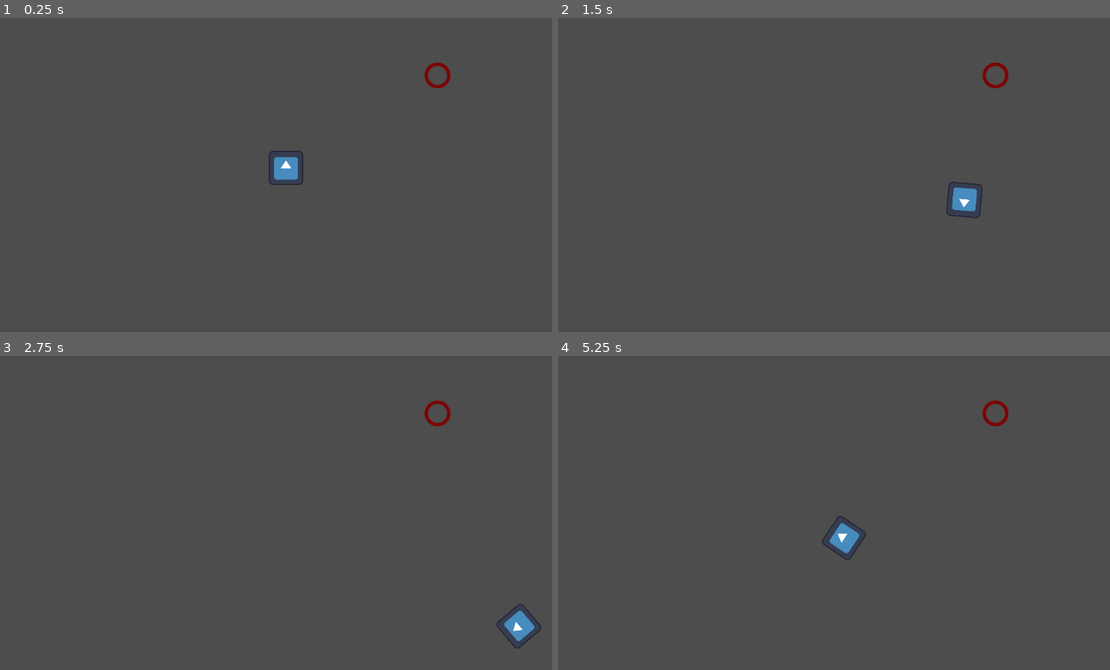
Above: before the commit, frames 1-4 (two rows, left to right).
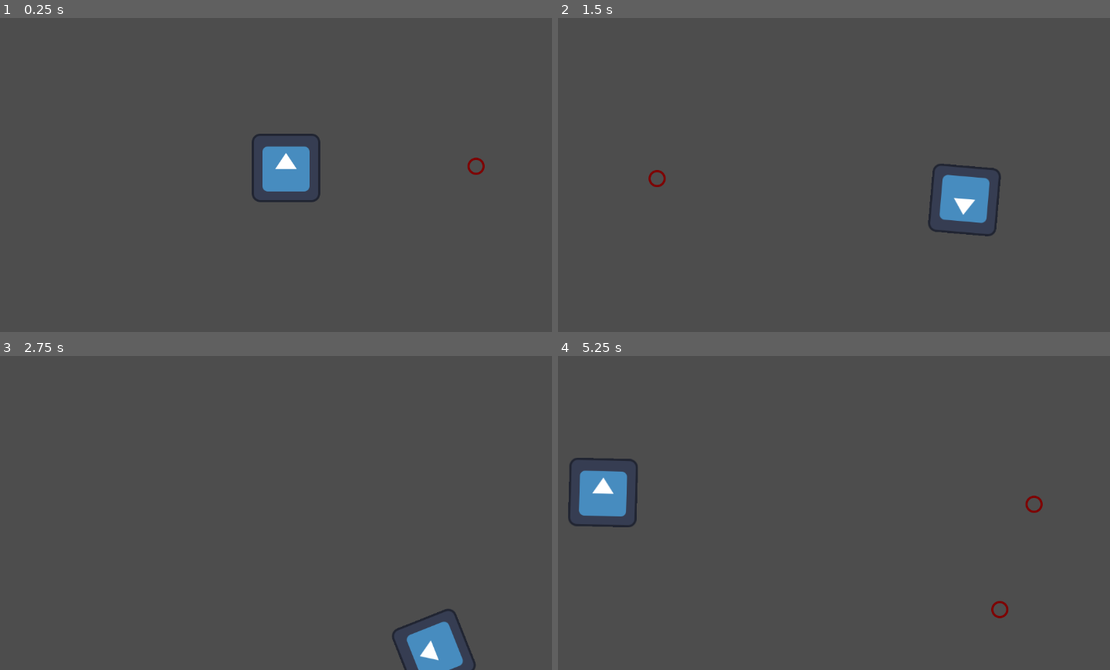
Above: after the commit, the same moments.

Repository: longhousedev/gamejam2024
Game: Godot game, scene res://Levels/TestLevel.tscn
Same seed, same stepped clock (60 frames per second), same inputs: the game is played once before the commit and once after it. The engine's default icon, where the game draws it, is replaced by a stand-in: a white triangle on a blue panel in a dark square.
Inputs (mouse positions are in pixels of both pictures, inside the frame that each line leads up to):
- Up to frame 1 (0.25 s): no input
- Up to frame 2 (1.5 s): tap Enter at 0.5 s; move the mouse to (972, 140) at 0.52 s; hold D (move_right) 0.53-1.28 s; right-click (972, 140) at 0.6 s; move the mouse to (712, 175) at 1.27 s; hold S (move_down) from 1.28 s (still down); tap Q (rotate_anticlock) at 1.35 s
- Up to frame 3 (2.75 s): move the mouse to (342, 421) at 2.02 s; release S (move_down) at 2.03 s; hold D (move_right) from 2.03 s (still down); tap E (rotate_clock) at 2.1 s
- Up to frame 4 (5.25 s): move the mouse to (806, 566) at 2.77 s; release D (move_right) at 2.78 s; hold W (move_up) 2.78-3.53 s; right-click (806, 566) at 2.85 s; move the mouse to (1021, 547) at 3.52 s; hold A (move_left) 3.53-5.03 s; tap Q (rotate_anticlock) at 3.6 s; move the mouse to (651, 443) at 4.27 s; tap E (rotate_clock) at 4.35 s; move the mouse to (867, 497) at 5.02 s; hold S (move_down) from 5.03 s (still down); right-click (867, 497) at 5.1 s

The runs differ from the first frame. In frame 1, 1.6% of the frame differs, in the area x 45-88%, y 14-59%; in frame 2, 1.6%; in frame 3, 1.9%; in frame 4, 2.3%, in the area x 1-88%, y 14-84%.
Error after the commit: Attempt to call function 'get_collider' in base 'null instance' on a null instance. (res://Scripts/player_movement.gd:36)

Commit message:
Raycasting now works
Raycasting for enemy visibility now works

Diff:
--- a/Levels/TestLevel.tscn
+++ b/Levels/TestLevel.tscn
@@ -1,17 +1,40 @@
-[gd_scene load_steps=4 format=3 uid="uid://baqrpr0yg6pqr"]
+[gd_scene load_steps=3 format=3 uid="uid://baqrpr0yg6pqr"]
 
 [ext_resource type="PackedScene" uid="uid://diqeaab1akt8r" path="res://Objects/player.tscn" id="1_ckxj4"]
 [ext_resource type="PackedScene" uid="uid://d11som7k0yerv" path="res://Objects/enemy.tscn" id="2_4xm8f"]
-[ext_resource type="Script" path="res://Scripts/VisibilityManager.gd" id="2_i0r5n"]
 
 [node name="Node2D" type="Node2D"]
 
 [node name="Player" parent="." instance=ExtResource("1_ckxj4")]
 position = Vector2(586, 341)
 
-[node name="VisibilityManager" type="Node" parent="."]
-script = ExtResource("2_i0r5n")
-
 [node name="Enemy" parent="." instance=ExtResource("2_4xm8f")]
 position = Vector2(869, 168)
 scale = Vector2(1.5, 1.5)
+
+[node name="Enemy2" parent="." instance=ExtResource("2_4xm8f")]
+position = Vector2(941, 338)
+
+[node name="Enemy3" parent="." instance=ExtResource("2_4xm8f")]
+position = Vector2(877, 535)
+
+[node name="Enemy4" parent="." instance=ExtResource("2_4xm8f")]
+position = Vector2(592, 612)
+
+[node name="Enemy5" parent="." instance=ExtResource("2_4xm8f")]
+position = Vector2(405, 537)
+
+[node name="Enemy6" parent="." instance=ExtResource("2_4xm8f")]
+position = Vector2(237, 361)
+
+[node name="Enemy7" parent="." instance=ExtResource("2_4xm8f")]
+position = Vector2(346, 180)
+
+[node name="Enemy8" parent="." instance=ExtResource("2_4xm8f")]
+position = Vector2(524, 85)
+
+[node name="Enemy9" parent="." instance=ExtResource("2_4xm8f")]
+position = Vector2(745, 74)
+
+[editable path="Player"]
+[editable path="Enemy"]
--- a/Objects/enemy.tscn
+++ b/Objects/enemy.tscn
@@ -1,11 +1,15 @@
-[gd_scene load_steps=3 format=3 uid="uid://d11som7k0yerv"]
+[gd_scene load_steps=4 format=3 uid="uid://d11som7k0yerv"]
 
-[ext_resource type="Texture2D" path="res://Test Enemy.png" id="1_7r4e7"]
+[ext_resource type="Texture2D" uid="uid://d2cdag2gm0vtt" path="res://Test Enemy.png" id="1_7r4e7"]
+[ext_resource type="Script" path="res://Scripts/VisibleObjects/VisibleEnemy.gd" id="1_ola76"]
 
 [sub_resource type="CircleShape2D" id="CircleShape2D_wwp0c"]
 radius = 15.0
 
-[node name="Enemy" type="Node2D"]
+[node name="Enemy" type="Node2D" node_paths=PackedStringArray("sprite", "body")]
+script = ExtResource("1_ola76")
+sprite = NodePath("CharacterBody2D/Sprite2D")
+body = NodePath("CharacterBody2D")
 
 [node name="CharacterBody2D" type="CharacterBody2D" parent="." groups=["enemy"]]
 
--- a/Objects/player.tscn
+++ b/Objects/player.tscn
@@ -1,22 +1,24 @@
-[gd_scene load_steps=4 format=3 uid="uid://diqeaab1akt8r"]
+[gd_scene load_steps=5 format=3 uid="uid://diqeaab1akt8r"]
 
 [ext_resource type="Script" path="res://Scripts/player_movement.gd" id="1_ubmd4"]
 [ext_resource type="Texture2D" uid="uid://b380uc16lsm3h" path="res://icon.svg" id="2_m881c"]
+[ext_resource type="PackedScene" uid="uid://rx6ate3vnsmx" path="res://Objects/ray_caster.tscn" id="3_4gljd"]
 
 [sub_resource type="CircleShape2D" id="CircleShape2D_hjv2l"]
 radius = 64.0
 
-[node name="Player" type="Node2D"]
-scale = Vector2(0.5, 0.5)
+[node name="Player" type="CharacterBody2D" node_paths=PackedStringArray("rayCaster") groups=["player"]]
+script = ExtResource("1_ubmd4")
+rayCaster = NodePath("RayCaster")
 
-[node name="CharacterBody2D" type="CharacterBody2D" parent="." groups=["player"]]
-script = ExtResource("1_ubmd4")
-numRayCasts = 5
-rayCastAngle = 90.0
-rayLength = 500
-
-[node name="CollisionShape2D" type="CollisionShape2D" parent="CharacterBody2D"]
+[node name="CollisionShape2D" type="CollisionShape2D" parent="."]
 shape = SubResource("CircleShape2D_hjv2l")
 
-[node name="Sprite2D" type="Sprite2D" parent="CharacterBody2D"]
+[node name="Sprite2D" type="Sprite2D" parent="."]
 texture = ExtResource("2_m881c")
+
+[node name="RayCaster" parent="." instance=ExtResource("3_4gljd")]
+numRayCasts = 2
+rayCastAngle = 30.0
+rayLength = 5000
+offset = 10
--- /dev/null
+++ b/Objects/ray_caster.tscn
@@ -0,0 +1,6 @@
+[gd_scene load_steps=2 format=3 uid="uid://rx6ate3vnsmx"]
+
+[ext_resource type="Script" path="res://Scripts/RayCaster.gd" id="1_0rbmn"]
+
+[node name="RayCaster" type="Node2D"]
+script = ExtResource("1_0rbmn")
--- /dev/null
+++ b/Scripts/RayCaster.gd
@@ -0,0 +1,41 @@
+class_name RayCaster extends Node2D
+
+@export var numRayCasts:int;
+@export var rayCastAngle:float;
+@export var rayLength:int;
+@export var offset:int;
+var rayCasts:Array = [RayCast2D];
+var results:Array = [];
+var previousCasts:Array = [];
+# Called when the node enters the scene tree for the first time.
+func _ready():
+	pass # Replace with function body.
+
+func rayCasting(pos:Vector2,angle:float):
+	var vector:Vector2 = Vector2(rayLength,0);
+	vector = vector.rotated(deg_to_rad(angle));
+	var offsetVector:Vector2 = Vector2(offset,0);
+	offsetVector = offsetVector.rotated(deg_to_rad(angle));
+	var space_rid = get_world_2d().space
+	var space_state = PhysicsServer2D.space_get_direct_state(space_rid)
+	for i in numRayCasts:
+		vector = vector.rotated((deg_to_rad(rayCastAngle/numRayCasts)*i))
+		offsetVector = offsetVector.rotated((deg_to_rad(rayCastAngle/numRayCasts)*i))
+		rayCasts.append(PhysicsRayQueryParameters2D.create(pos+offsetVector, pos+vector,0b00000000_00000000_00000000_00000011,[get_parent()]))
+	for i in numRayCasts:
+		var query = rayCasts[i];
+		var result = space_state.intersect_ray(query)
+		if(!result.is_empty()):
+			results.append(result["collider"].get_parent());
+
+	for result in results:
+		if result is Visible:
+			result.set_visibility(true)
+	print(previousCasts)
+	for y in previousCasts:
+		if !results.has(y):
+			if (y is Visible):
+				y.set_visibility(false);
+	previousCasts = results.duplicate();
+	rayCasts.clear();
+	results.clear();
--- a/Scripts/VisibilityManager.gd
+++ /dev/null
@@ -1,10 +0,0 @@
-class_name VisibilityManager extends Node
-
-var Visible:Dictionary;
-var NotVisible:Dictionary;
-# Called when the node enters the scene tree for the first time.
-func _ready():
-	pass # Replace with function body.
-
-func updateVisibility(results:Dictionary):
-	pass
--- /dev/null
+++ b/Scripts/Visible Object.gd
@@ -0,0 +1,26 @@
+class_name Visible extends Node2D
+
+var is_visible:bool;
+@export var body:CollisionObject2D;
+var activeLayer:int = 1;
+var inactiveLayer:int = 2;
+# Allows you to set if object is visible
+func set_visibility(new_visibility:bool):
+	is_visible = new_visibility
+	if(is_visible):
+		body.set_collision_layer_value(activeLayer,true);
+		body.set_collision_layer_value(inactiveLayer,false);
+	else:
+		body.set_collision_layer_value(inactiveLayer,true);
+		body.set_collision_layer_value(activeLayer,false);
+
+
+# Called when the node enters the scene tree for the first time.
+func _ready():
+	set_visibility(false);
+
+
+
+# Called every frame. 'delta' is the elapsed time since the previous frame.
+func _process(delta):
+	pass
--- /dev/null
+++ b/Scripts/VisibleObjects/VisibleEnemy.gd
@@ -0,0 +1,16 @@
+extends Visible
+
+@export var sprite:Sprite2D
+
+# Called when the node enters the scene tree for the first time.
+func _ready():
+	super._ready();
+
+
+# Called every frame. 'delta' is the elapsed time since the previous frame.
+func _process(delta):
+	pass
+
+func set_visibility(new_visibility:bool):
+	super.set_visibility(new_visibility);
+	sprite.visible=new_visibility;
--- a/Scripts/player_movement.gd
+++ b/Scripts/player_movement.gd
@@ -3,14 +3,8 @@
 @export var SPEED = 300.0
 @export var ROTATION_SPEED = 4
 var mouse_enabled = false
+@export var rayCaster:RayCaster
 
-# Get the gravity from the project settings to be synced with RigidBody nodes.
-var gravity = ProjectSettings.get_setting("physics/2d/default_gravity")
-
-@export var numRayCasts:int;
-@export var rayCastAngle:float;
-@export var rayLength:int;
-var rayCasts:Array = [];
 var dead = false;
 
 func _physics_process(delta):
@@ -33,6 +27,8 @@
 	if dead:
 		velocity = velocity * 0
 
+	##raycasting
+	rayCaster.rayCasting(global_position,global_rotation_degrees);
 	move_and_slide()
 
 	for i in get_slide_collision_count():
@@ -43,17 +39,3 @@
 				print("I hit an enemy!")
 				await get_tree().create_timer(1.0).timeout
 				get_tree().reload_current_scene()
-
-func rayCasting():
-	rayCasts.clear();
-	var vector:Vector2 = Vector2(rayLength,0);
-	var space_rid = get_world_2d().space
-	var space_state = PhysicsServer2D.space_get_direct_state(space_rid)
-	for i in numRayCasts:
-		vector = vector.rotated((rayCastAngle/numRayCasts)*i)
-		var query = PhysicsRayQueryParameters2D.create(position, position+vector)
-		rayCasts.append(query);
-
-	for x in numRayCasts:
-		var query = rayCasts[x]
-		var result = space_state.intersect_ray(query)
--- a/Visible Object.gd
+++ /dev/null
@@ -1,19 +0,0 @@
-class_name Visible extends Node2D
-
-var is_visible:bool
-
-# Allows you to set if object is visible
-func set_visbility(new_visibility:bool):
-	is_visible = new_visibility
-
-
-
-# Called when the node enters the scene tree for the first time.
-func _ready():
-	pass # Replace with function body.
-
-
-
-# Called every frame. 'delta' is the elapsed time since the previous frame.
-func _process(delta):
-	pass
